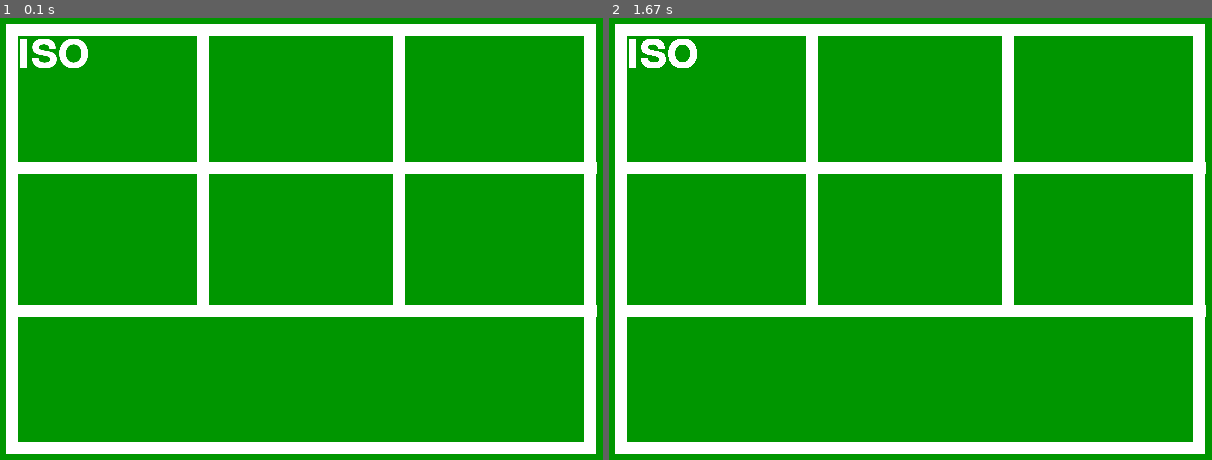
Above: before the commit, frames 1-2 (left to right).
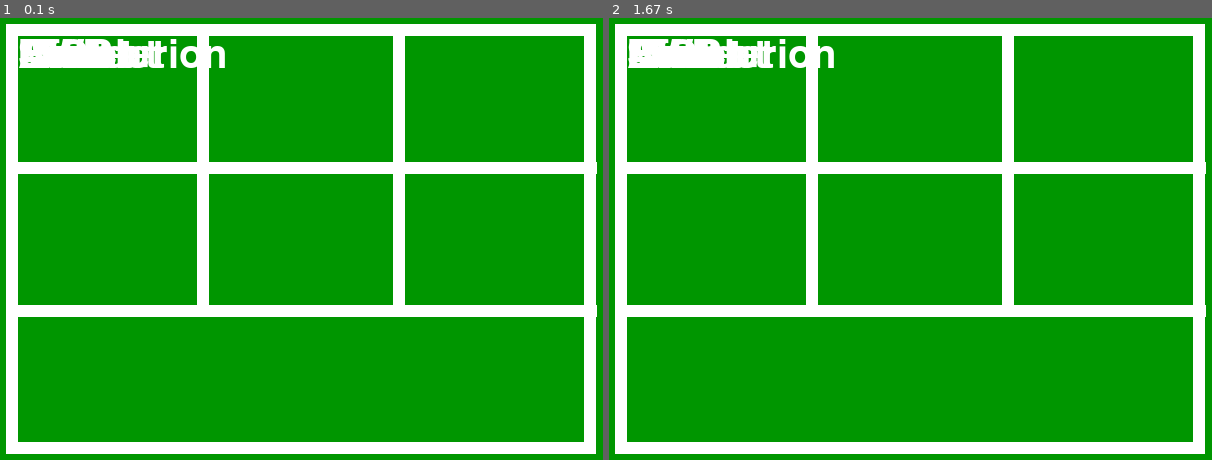
Above: after the commit, the same moments.

Repository: phileasdg/OpenMosseCam
Game: pygame game, started from pygame UI tests/pygame_pi_UI_test_2.py
The game is run twice, just before and just after one commit, with the same random seed, the same clock (stepped at 60 frames per second) and the same inputs.
Inputs:
- Up to frame 1 (0.1 s): no input
- Up to frame 2 (1.67 s): no input

The runs differ from the first frame. In frame 1, 1.3% of the frame differs, in the area x 3-38%, y 4-12%; in frame 2, 1.3%.

Commit message:
Cleaned up pygame_pi_UI_test_2.py.

Diff:
--- a/pygame UI tests/Settings data structure/SettingsDisplayDataStructure.py
+++ b/pygame UI tests/Settings data structure/SettingsDisplayDictionaryStructure.py
@@ -8,8 +8,8 @@
 REDwhiteBalanceGain = "0.0"
 BluewhiteBalanceGain = "0.0"
 
-settingsDictionary = {
-    "ISO": ISOsetting,
+settingsFetcherDictionary = {
+    "ISO": ISOsetting, # v can be a list
     "Shutter": shutterSetting,
     "Mode": modeSetting,
     "Effect": effectSetting,
@@ -20,9 +20,9 @@
     "Blue:": BluewhiteBalanceGain
 }
 
-for k, v in settingsDictionary.items():
+settingsList = ["ISO", "Shutter", "Mode", "Effect", "Format", "Resolution", "AWB", "Red:", "Blue:"]
+for i in settingsList:
+    print(settingsFetcherDictionary[i])
 
-    print(k, v)
-    k = fontObj.render(v), True, GREEN)  # text, anti-aliasing, text colour, bg colour
-    textRectObj = k.get_rect()
-    textRectObj.topleft = (a, a)
+# for k, v in settingsDictionary.items():
+#     print(k, v)
--- a/pygame UI tests/pygame_pi_UI_test_2.py
+++ b/pygame UI tests/pygame_pi_UI_test_2.py
@@ -22,39 +22,7 @@
 BACKGROUND= (0, 150, 0)
 WHITE = (255, 255, 255)
 
-# # Settings lists
-# iso = 100
-# shutterSpeedTranslation = "auto"
-# whiteBalance = "greyworld"
-# displayInfo = True
-# fileFormat = "png"
-# imageEffect = "none"
-#
-# whiteBalanceGainRED = 0.9
-# whiteBalanceGainBLUE = 0.9
-#
-# # ignore the bits above
-#
-# currentSettingIndexInt: int = 7  # saves the current editable setting
-# highlightBracketList = ["0", "1", "2", "3", "4", "5", "6", "7", "8", "9", "10", "11", "12", "13", "14", "15"]
-#
-# for i in range(16):
-#     if currentSettingIndexInt * 2 == i:
-#         highlightBracketList[i] = "["
-#     elif currentSettingIndexInt * 2 + 1 == i:
-#         highlightBracketList[i] = "]"
-#     else:
-#         highlightBracketList[i] = " "
-#
-# overlayString = " || " + highlightBracketList[0] + "ISO: " + str(iso) + highlightBracketList[1] + \
-#          " || \n || " + highlightBracketList[2] + "speed: " + str(shutterSpeedTranslation) + highlightBracketList[3] +\
-#          " || \n || " + highlightBracketList[4] + "AWB: " + str(whiteBalance) + highlightBracketList[5] +\
-#          " || \n || " + highlightBracketList[6] + "info: " + str(displayInfo) + highlightBracketList[7] +\
-#          " || \n || " + highlightBracketList[8] + "format: " + str(fileFormat) + highlightBracketList[9] + \
-#          " || \n || " + highlightBracketList[10] + "effect: " + str(imageEffect) + highlightBracketList[11] +\
-#          " || \n || " + highlightBracketList[12] + "RED gain: " + str(round(whiteBalanceGainRED, 2)) + highlightBracketList[13] +\
-#          " || \n || " + highlightBracketList[14] + "BLUE gain: " + str(round(whiteBalanceGainBLUE, 2)) + highlightBracketList[15] +\
-#          "  ||"
+settingsList = ["ISO", "Shutter", "Mode", "Effect", "Format", "Resolution", "AWB", "Red:", "Blue:"]
 
 pygame.init()
 # pygame.mouse.set_visible(False)
@@ -71,25 +39,19 @@
 pygame.draw.line(DISPLAYSURF, WHITE, (a+2*horizontalThird, a), (a+2*horizontalThird, a+2*verticalThird), lineThickness)  # point A, point B, thickness
 
 # display text settings headers
-fontObj = pygame.font.Font("freesansbold.ttf", 40)  # font, font size TODO: figure out formuma for font size
-ISOtextSurfaceObj = fontObj.render("ISO", True, WHITE)  # text, anti-aliasing, text colour, bg colour
-ISOtextRectObj = ISOtextSurfaceObj.get_rect()
-ISOtextRectObj.topleft = (a+lineThickness, a+lineThickness)
+fontObj = pygame.font.Font("freesansbold.ttf", 40)  # font, font size TODO: figure out formula for font size
 
+numberOfHorizontalThirds = 0
+numberOfVerticalThirds = 0
 
+for i in range(8):
+    i = fontObj.render(settingsList[i], True, WHITE)  # text, anti-aliasing, text colour, bg colour
+    textRectObj = i.get_rect()
+    textRectObj.topleft = (a + lineThickness), (a + lineThickness)
 
-# fontObj = pygame.font.Font("freesansbold.ttf", fontSize)  # font, font size
-# textSurfaceObj = fontObj.render(overlayString, True, WHITE)
-# # text, anti-aliasing, text colour, bg colour
-# textRectObj = textSurfaceObj.get_rect()
-#
-# textWidth = fontObj.size(overlayString)[0]
-# textHeight = fontObj.size(overlayString)[1]
-#
-# textRectObj.center = (width - int(1/2*textWidth) - 10, height - int(1/2*textHeight) - 10)
+    DISPLAYSURF.blit(i, textRectObj)
 
 while True:  # main game loop
-    DISPLAYSURF.blit(ISOtextSurfaceObj, ISOtextRectObj)
     for event in pygame.event.get():
         if event.type == QUIT:
             pygame.quit()
